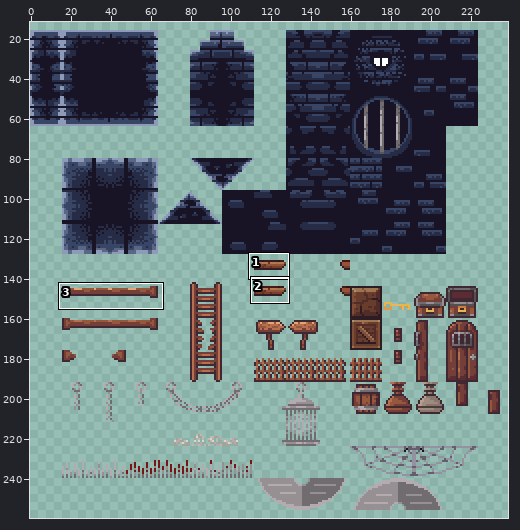
A sprite sheet gets an edit: assets/Sprites/SpriteSheets/Dungeon-Tileset-edited.png. The first picture is a wide view before the edit; the outline marks the close-up.
Close-up. Old version:
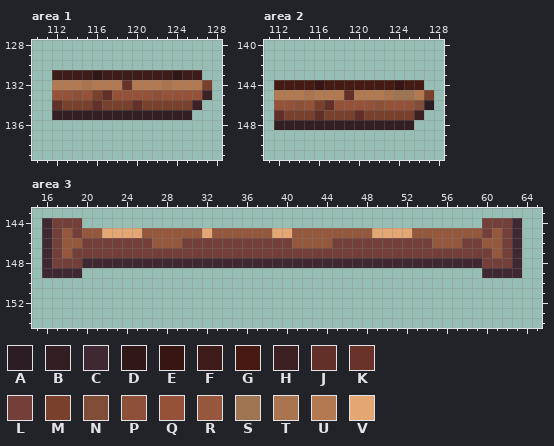
The file is 240x288 pixels. Pixels under 10% opacity are left out. Colours within 5 levels of each other are drawn and written as one. Shown: area 1: x 110..128, y 128..139; area 2: x 111..128, y 140..151; area 3: x 15..65, y 143..154. The wide view leaves out empty margins. The commit also changed other parts of the picture, which this record leaves out.
Palette (. is transparent): A #2c1c23  B #331e23  C #3f2832  D #301818  E #371611  F #3d1c19  G #441a12  H #3d2023  J #623028  K #693329  L #743f39  M #79412b  N #804d38  P #8d5038  Q #955238  R #96583d  S #9f7450  T #aa744e  U #b37950  V #e4a672
Pixels before, area 1, first column x 112:
131 FFFFDFFFFFFFDFF.
132 UUUTUUUKUUUTUUUM
133 QQPQMJQQQQPQQQQH
134 JMMMJMMMJMMMMMH.
135 BBBBBBBBBBBBBB..
Pixels before, area 2, first column x 112:
144 GGGGEGGGGGGGEGG.
145 UUUTUUUJUUUTSSUM
146 QQPQMJQQQQPQQQNA
147 JMMMJMMMJMMMMMH.
148 BBBBBBBBBBBBBB..
Pixels before, area 3, first column x 16:
144 CLLL........................................LLLC
145 CLRLRRVVVVRRRRRRVRRRRRRVVRRRRRRRRVVVVRRRRRRRLRLC
146 CLRRLLLLLLLRRRLLLLLLLLLLLRRRRLLLLLLLLLLRRRLLRRLC
147 CLRLLLLLLLLLLLLLLLLLLLLLLLLLLLLLLLLLLLLLLLLLLRLC
148 CLLLCCCCCCCCCCCCCCCCCCCCCCCCCCCCCCCCCCCCCCCCLLLC
149 CCCC........................................CCCC
The result:
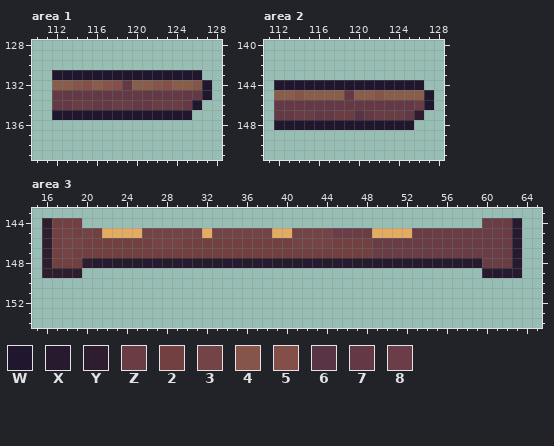
Colours new in this view: W #20172e  X #271a2e  Y #2d1d2f  Z #6a3c43  2 #724040  3 #734346  4 #845548  5 #844f49  6 #593445  7 #643945  8 #6b3d49
Change:
{"colour":"S","old":"#9f7450","new":"#885d4a"}
{"colour":"V","old":"#e4a672","new":"#e5ac61"}
{"where": "area 1"}
{"y":131,"x":112,"old":"FFFFDFFFFFFFDFF","new":"WWWWWWWWWWWWWWW"}
{"y":132,"x":112,"old":"UUUTUUUKUUUTUUUM","new":"SS45S457SS45SS4W"}
{"y":133,"x":112,"old":"QQPQMJQQQQPQQQQH","new":"777777777777777W"}
{"y":134,"x":112,"old":"JMMMJMMMJMMMMMH","new":"77ZZ77ZZ77ZZZ7W"}
{"y":135,"x":112,"old":"BBBBBBBBBBBBBB","new":"WWWWWWWWWWWWWW"}
{"where": "area 2"}
{"y":144,"x":112,"old":"GGGGEGGGGGGGEGG","new":"WWWWWWWWWWWWWWW"}
{"y":145,"x":112,"old":"UUUTUUUJUUUT","new":"SS4SSSS7SS4S"}
{"y":145,"x":126,"old":"UM","new":"SW"}
{"y":146,"x":112,"old":"QQPQMJQQQQPQQQNA","new":"77777777777777ZW"}
{"y":147,"x":112,"old":"JMMMJMMMJMMMMMH","new":"77ZZ77ZZ67ZZZ7Y"}
{"y":148,"x":112,"old":"BBBBBBBBBBBBBB","new":"WWWWWWWWWWWWWW"}
{"where": "area 3"}
{"y":144,"x":16,"old":"CLLL","new":"Y222"}
{"y":144,"x":60,"old":"LLLC","new":"ZZZX"}
{"y":145,"x":16,"old":"CLRLRR","new":"Y23232"}
{"y":145,"x":26,"old":"RRRRRR","new":"333333"}
{"y":145,"x":33,"old":"RRRRRR","new":"333333"}
{"y":145,"x":41,"old":"RRRRRRRR","new":"333388ZZ"}
{"y":145,"x":53,"old":"RRRRRRRLRLC","new":"ZZZZZZZZZZX"}
{"y":146,"x":16,"old":"CLRRLLLLLLLRRRLLLLLLLLLLLRRRRLLLLLLLLLLRRRLLRRLC","new":"Y23322222223332222222222233332222ZZZZZZZZZZZZZZX"}
{"y":147,"x":16,"old":"CLRLLLLLLLLLLLLLLLLLLLLLLLLLLLLLLLLLLLLLLLLLLRLC","new":"Y23222222222222222222222222222222ZZZZZZZZZZZZZZX"}
{"y":148,"x":16,"old":"CLLLCCCCCCCCCCCCCCCCCCCCCCCCCCCCCCCCCCCCCCCCLLLC","new":"Y222YXXXXXXXXXXXXXXXXXXXXXXXXXXXXXXXXXXXXXXXZZZX"}
{"y":149,"x":16,"old":"CCCC","new":"YYYY"}
{"y":149,"x":60,"old":"CCCC","new":"XXXX"}
